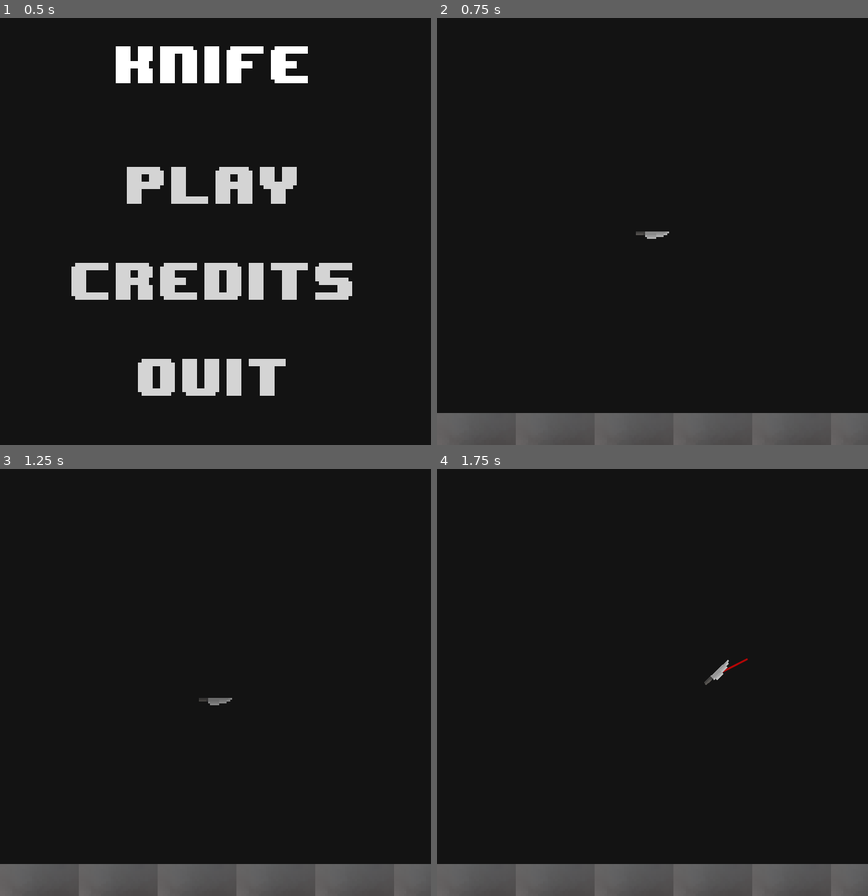
Above: before the commit, frames 1-4 (two rows, left to right).
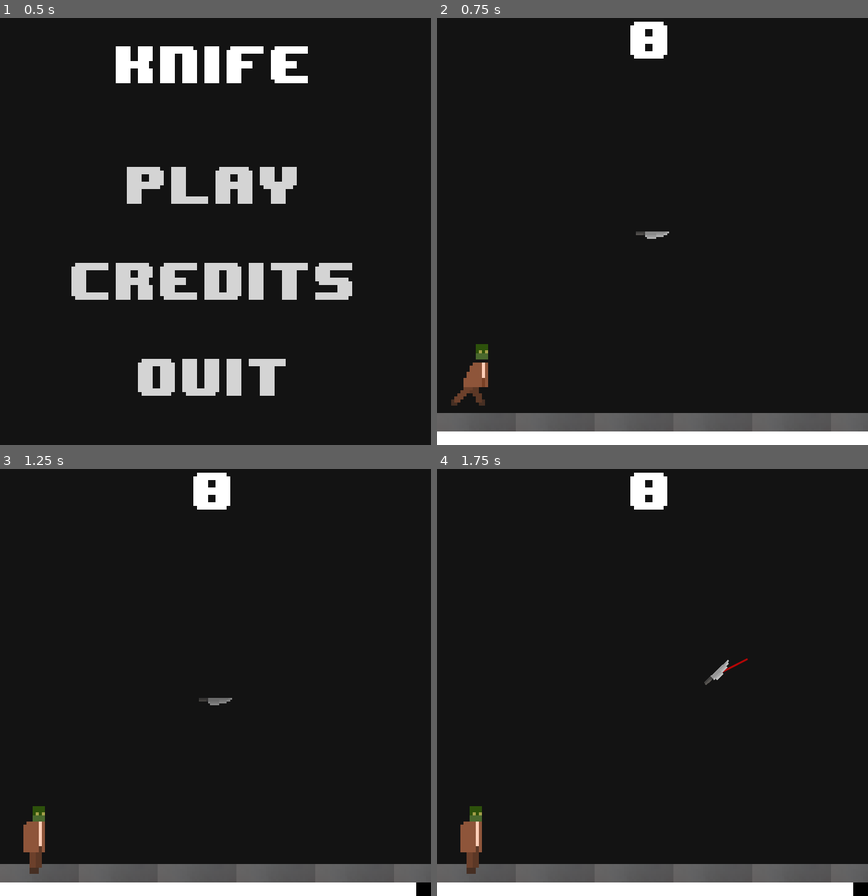
Above: after the commit, the same moments.

Repository: ljhs-games/week-74
Game: Godot game, scene res://scenes/TitleScreen.tscn
Two runs of this game, one before a commit and one after it. Both use one fixed random seed, a clock stepped at 60 frames per second and the inputs below.
Inputs (mouse positions are in pixels of both pictures, inside the frame that each line leads up to):
- Up to frame 1 (0.5 s): no input
- Up to frame 2 (0.75 s): click "Play" at 0.5 s
- Up to frame 3 (1.25 s): no input
- Up to frame 4 (1.75 s): move the mouse to (747, 661) at 1.27 s; click (747, 661) at 1.35 s

Frame 1 is identical in both runs. In frame 2, 4.4% of the frame differs, in the area x 0-100%, y 0-100%; in frame 3, 4.4%; in frame 4, 4.4%.

Commit message:
Add score, time left, and zombie

Diff:
--- a/src/GameState.gd
+++ b/src/GameState.gd
@@ -1,9 +1,24 @@
 extends Node
 
 signal dead
+signal game_over
+signal scored(new_score)
 
-var score = 0
+const max_time = 30.0
+
+var score = 0 setget _set_score
 var dead = false setget _set_dead
+var time_left = max_time setget _set_time_left
+
+func _set_time_left(new_time_left):
+	time_left = new_time_left
+	if new_time_left <= 0.0:
+		emit_signal("game_over")
+
+func _set_score(new_score):
+	score = new_score
+	print("scored: ", new_score)
+	emit_signal("scored", new_score)
 
 func _set_dead(new_dead):
 	dead = new_dead
--- a/src/nodes/player/Player.gd
+++ b/src/nodes/player/Player.gd
@@ -4,7 +4,9 @@
 const rot_duration = 0.5
 export var swipe_color = Color()
 
+var cutting = false
 var cur_mouse_pos = Vector2()
+var target_pos = cur_mouse_pos
 
 func _ready():
 	set_process_input(true)
@@ -13,6 +15,8 @@
 	if event is InputEventMouseMotion:
 		cur_mouse_pos = event.global_position
 	elif event.is_action_released("g_target") and not $Trail/DimTween.is_active():
+		cutting = true
+		target_pos = cur_mouse_pos
 		get_node("Knife").stop_falling()
 		$Trail.make_trail($Knife.global_position, cur_mouse_pos)
 		swipe(cur_mouse_pos)
@@ -22,3 +26,10 @@
 	$RotationTween.interpolate_property($Knife, "rotation_degrees", $Knife.rotation_degrees, rad2deg($Knife.global_position.angle_to_point(in_pos))+180.0, rot_duration, Tween.TRANS_CUBIC, Tween.EASE_OUT)
 	$SwipeTween.start()
 	$RotationTween.start()
+
+func _on_Knife_body_entered(body):
+	if cutting and body.is_in_group("zombie"):
+		body.stab((target_pos - $Knife.global_position).normalized())
+
+func _on_SwipeTween_tween_completed(object, key):
+	cutting = false
--- a/src/nodes/player/Player.tscn
+++ b/src/nodes/player/Player.tscn
@@ -74,3 +74,7 @@
 playback/speed = 1.0
 
 [connection signal="tween_completed" from="Trail/DimTween" to="Trail" method="_on_DimTween_tween_completed"]
+
+[connection signal="body_entered" from="Knife" to="." method="_on_Knife_body_entered"]
+
+[connection signal="tween_completed" from="SwipeTween" to="." method="_on_SwipeTween_tween_completed"]
--- /dev/null
+++ b/src/nodes/score-counter/ScoreCounter.gd
@@ -0,0 +1,7 @@
+extends Label
+
+func _ready():
+	GameState.connect("scored", self, "_on_ScoreCounter_scored")
+
+func _on_ScoreCounter_scored(new_score):
+	text = str(new_score)
--- /dev/null
+++ b/src/nodes/score-counter/ScoreCounter.tscn
@@ -0,0 +1,26 @@
+[gd_scene load_steps=3 format=2]
+
+[ext_resource path="res://assets/main-font/Big.tres" type="DynamicFont" id=1]
+[ext_resource path="res://nodes/score-counter/ScoreCounter.gd" type="Script" id=2]
+
+[node name="ScoreCounter" type="Label"]
+
+anchor_left = 0.0
+anchor_top = 0.0
+anchor_right = 0.0
+anchor_bottom = 0.0
+margin_right = 40.0
+margin_bottom = 14.0
+rect_pivot_offset = Vector2( 0, 0 )
+rect_clip_content = false
+mouse_filter = 2
+mouse_default_cursor_shape = 0
+size_flags_horizontal = 1
+size_flags_vertical = 4
+custom_fonts/font = ExtResource( 1 )
+text = "0"
+percent_visible = 1.0
+lines_skipped = 0
+max_lines_visible = -1
+script = ExtResource( 2 )
+_sections_unfolded = [ "custom_fonts" ]
--- /dev/null
+++ b/src/nodes/time-counter/TimeCounter.gd
@@ -0,0 +1,10 @@
+extends ProgressBar
+
+func _ready():
+	min_value = 0.0
+	max_value = GameState.max_time
+	set_process(true)
+
+func _process(delta):
+	GameState.time_left -= delta
+	value = GameState.time_left
--- /dev/null
+++ b/src/nodes/time-counter/TimeCounter.tscn
@@ -0,0 +1,86 @@
+[gd_scene load_steps=4 format=2]
+
+[ext_resource path="res://nodes/time-counter/TimeCounter.gd" type="Script" id=1]
+
+[sub_resource type="StyleBoxFlat" id=1]
+
+content_margin_left = -1.0
+content_margin_right = -1.0
+content_margin_top = -1.0
+content_margin_bottom = -1.0
+bg_color = Color( 1, 1, 1, 1 )
+draw_center = true
+border_width_left = 0
+border_width_top = 0
+border_width_right = 0
+border_width_bottom = 0
+border_color = Color( 0.8, 0.8, 0.8, 1 )
+border_blend = false
+corner_radius_top_left = 0
+corner_radius_top_right = 0
+corner_radius_bottom_right = 0
+corner_radius_bottom_left = 0
+corner_detail = 8
+expand_margin_left = 0.0
+expand_margin_right = 0.0
+expand_margin_top = 0.0
+expand_margin_bottom = 0.0
+shadow_color = Color( 0, 0, 0, 0.6 )
+shadow_size = 0
+anti_aliasing = true
+anti_aliasing_size = 1
+
+[sub_resource type="StyleBoxFlat" id=2]
+
+content_margin_left = -1.0
+content_margin_right = -1.0
+content_margin_top = -1.0
+content_margin_bottom = -1.0
+bg_color = Color( 0, 0, 0, 1 )
+draw_center = true
+border_width_left = 0
+border_width_top = 0
+border_width_right = 0
+border_width_bottom = 0
+border_color = Color( 0.8, 0.8, 0.8, 1 )
+border_blend = false
+corner_radius_top_left = 0
+corner_radius_top_right = 0
+corner_radius_bottom_right = 0
+corner_radius_bottom_left = 0
+corner_detail = 8
+expand_margin_left = 0.0
+expand_margin_right = 0.0
+expand_margin_top = 0.0
+expand_margin_bottom = 0.0
+shadow_color = Color( 0, 0, 0, 0.6 )
+shadow_size = 0
+anti_aliasing = true
+anti_aliasing_size = 1
+
+[node name="TimeCounter" type="ProgressBar"]
+
+anchor_left = 0.0
+anchor_top = 0.0
+anchor_right = 0.0
+anchor_bottom = 0.0
+margin_right = 700.0
+margin_bottom = 16.0
+rect_pivot_offset = Vector2( 0, 0 )
+rect_clip_content = false
+mouse_filter = 0
+mouse_default_cursor_shape = 0
+size_flags_horizontal = 1
+size_flags_vertical = 0
+custom_styles/fg = SubResource( 1 )
+custom_styles/bg = SubResource( 2 )
+min_value = 0.0
+max_value = 100.0
+step = 1.0
+page = 0.0
+value = 45.227
+exp_edit = false
+rounded = false
+percent_visible = false
+script = ExtResource( 1 )
+_sections_unfolded = [ "Percent", "custom_styles" ]
--- /dev/null
+++ b/src/nodes/zombie/Zombie.gd
@@ -0,0 +1,65 @@
+tool
+extends RigidBody2D
+
+export var flip_h = false setget _set_flip_h
+const walk_timer = Vector2(1.0, 3.0)
+const walk_impulse = 300.0
+const stab_impulse = 500.0
+const fade_time = 0.5
+const pain_times = Vector2(0.2, 0.2)
+const max_health = 3
+
+var showing_pain = false
+var health = max_health
+var cur_walk = 0.0
+var cur_walk_max = rand_range(walk_timer.x, walk_timer.y)
+
+func _set_flip_h(new_flip_h):
+	flip_h = new_flip_h
+	if has_node("AnimatedSprite"):
+		$AnimatedSprite.flip_h = !new_flip_h
+
+
+func _ready():
+	set_process(true)
+
+func _process(delta):
+	cur_walk += delta
+	if cur_walk >= cur_walk_max:
+		cur_walk = 0.0
+		apply_impulse(Vector2(), Vector2((int(flip_h)*-2 + 1)*walk_impulse, 0))
+
+func _on_VisibilityNotifier2D_screen_exited():
+	GameState.score += 1
+	queue_free()
+
+func die():
+	$FadeTween.interpolate_property(self, "modulate:a", 1.0, 0.0, fade_time, Tween.TRANS_QUAD, Tween.EASE_IN)
+	$FadeTween.start()
+
+func show_pain():
+	$PainTween.interpolate_property(self, "modulate", Color(1,1,1), Color(1,0.5,0.5), pain_times.x, Tween.TRANS_QUAD, Tween.EASE_OUT)
+	$PainTween.start()
+	showing_pain = true
+
+
+func stab(in_dir):
+	health -= 1
+	if health == 0:
+		die()
+	else:
+		show_pain()
+	print("Stabbed: ", in_dir)
+	apply_impulse(Vector2(), Vector2(in_dir.x*stab_impulse, 0))
+
+func _on_FadeTween_tween_completed(object, key):
+	GameState.score += max_health
+	queue_free()
+
+func _on_PainTween_tween_completed(object, key):
+	if showing_pain == true:
+		showing_pain = false
+	else:
+		return
+	$PainTween.interpolate_property(self, "modulate", Color(1,0.5,0.5), Color(1,1,1), pain_times.y, Tween.TRANS_QUAD, Tween.EASE_OUT)
+	$PainTween.start()
--- /dev/null
+++ b/src/nodes/zombie/Zombie.tscn
@@ -0,0 +1,91 @@
+[gd_scene load_steps=8 format=2]
+
+[ext_resource path="res://nodes/zombie/Zombie.gd" type="Script" id=1]
+[ext_resource path="res://nodes/zombie/Zombie_Walking/Zombie_Walking1.png" type="Texture" id=2]
+[ext_resource path="res://nodes/zombie/Zombie_Walking/Zombie_Walking2.png" type="Texture" id=3]
+[ext_resource path="res://nodes/zombie/Zombie_Walking/Zombie_Walking3.png" type="Texture" id=4]
+[ext_resource path="res://nodes/zombie/Zombie_Walking/Zombie_Walking4.png" type="Texture" id=5]
+
+[sub_resource type="SpriteFrames" id=1]
+
+animations = [ {
+"frames": [ ExtResource( 2 ), ExtResource( 3 ), ExtResource( 4 ), ExtResource( 5 ), ExtResource( 3 ), ExtResource( 4 ), ExtResource( 2 ) ],
+"loop": true,
+"name": "default",
+"speed": 6.0
+} ]
+
+[sub_resource type="RectangleShape2D" id=2]
+
+custom_solver_bias = 0.0
+extents = Vector2( 21.9965, 55.3971 )
+
+[node name="Zombie" type="RigidBody2D" groups=[
+"zombie",
+]]
+
+input_pickable = false
+collision_layer = 1
+collision_mask = 1
+mode = 2
+mass = 1.0
+friction = 0.5
+bounce = 0.0
+gravity_scale = 5.0
+custom_integrator = false
+continuous_cd = 0
+contacts_reported = 0
+contact_monitor = false
+sleeping = false
+can_sleep = true
+linear_velocity = Vector2( 0, 0 )
+linear_damp = -1.0
+angular_velocity = 0.0
+angular_damp = -1.0
+script = ExtResource( 1 )
+_sections_unfolded = [ "Applied Forces", "Linear", "Transform" ]
+__meta__ = {
+"_edit_group_": true
+}
+
+[node name="AnimatedSprite" type="AnimatedSprite" parent="." index="0"]
+
+scale = Vector2( 5, 5 )
+frames = SubResource( 1 )
+animation = "default"
+frame = 5
+playing = true
+flip_h = true
+_sections_unfolded = [ "Transform" ]
+
+[node name="CollisionShape2D" type="CollisionShape2D" parent="." index="1"]
+
+shape = SubResource( 2 )
+
+[node name="VisibilityNotifier2D" type="VisibilityNotifier2D" parent="." index="2"]
+
+rect = Rect2( -10, -10, 20, 20 )
+
+[node name="FadeTween" type="Tween" parent="." index="3"]
+
+repeat = false
+playback_process_mode = 1
+playback_speed = 1.0
+playback/active = false
+playback/repeat = false
+playback/speed = 1.0
+
+[node name="PainTween" type="Tween" parent="." index="4"]
+
+repeat = false
+playback_process_mode = 1
+playback_speed = 1.0
+playback/active = false
+playback/repeat = false
+playback/speed = 1.0
+
+[connection signal="screen_exited" from="VisibilityNotifier2D" to="." method="_on_VisibilityNotifier2D_screen_exited"]
+
+[connection signal="tween_completed" from="FadeTween" to="." method="_on_FadeTween_tween_completed"]
+
+[connection signal="tween_completed" from="PainTween" to="." method="_on_PainTween_tween_completed"]
--- a/src/project.godot
+++ b/src/project.godot
@@ -70,10 +70,6 @@
 g_target=[ Object(InputEventMouseButton,"resource_local_to_scene":false,"resource_name":"","device":0,"alt":false,"shif …(211 unchanged characters)…
  ]
 
-[physics]
-
-2d/default_gravity=0
-
 [rendering]
 
 environment/default_clear_color=Color( 0.078125, 0.078125, 0.078125, 1 )
--- a/src/scenes/Game.tscn
+++ b/src/scenes/Game.tscn
@@ -1,8 +1,11 @@
-[gd_scene load_steps=4 format=2]
+[gd_scene load_steps=7 format=2]
 
 [ext_resource path="res://nodes/escape-listener/EscapeListener.tscn" type="PackedScene" id=1]
-[ext_resource path="res://nodes/floor/Floor.tscn" type="PackedScene" id=2]
-[ext_resource path="res://nodes/player/Player.tscn" type="PackedScene" id=3]
+[ext_resource path="res://nodes/score-counter/ScoreCounter.tscn" type="PackedScene" id=2]
+[ext_resource path="res://nodes/time-counter/TimeCounter.tscn" type="PackedScene" id=3]
+[ext_resource path="res://nodes/floor/Floor.tscn" type="PackedScene" id=4]
+[ext_resource path="res://nodes/zombie/Zombie.tscn" type="PackedScene" id=5]
+[ext_resource path="res://nodes/player/Player.tscn" type="PackedScene" id=6]
 
 [node name="Game" type="Node2D" index="0"]
 
@@ -23,9 +26,31 @@
 _sections_unfolded = [ "Anchor", "Size Flags", "Visibility", "custom_colors", "custom_fonts" ]
 main_scene = "res://scenes/TitleScreen.tscn"
 
-[node name="Floor" parent="." index="1" instance=ExtResource( 2 )]
+[node name="ScoreCounter" parent="UI" index="1" instance=ExtResource( 2 )]
+
+anchor_left = 0.5
+anchor_right = 0.5
+margin_left = -36.0
+margin_right = 36.0
+margin_bottom = 72.0
+
+[node name="TimeCounter" parent="UI" index="2" instance=ExtResource( 3 )]
+
+anchor_top = 1.0
+anchor_right = 1.0
+anchor_bottom = 1.0
+margin_top = -22.0
+margin_right = 0.0
+margin_bottom = 0.0
+
+[node name="Floor" parent="." index="1" instance=ExtResource( 4 )]
 
 position = Vector2( 0, 650 )
 _sections_unfolded = [ "Transform" ]
 
-[node name="Player" parent="." index="2" instance=ExtResource( 3 )]
+[node name="Zombie" parent="." index="2" instance=ExtResource( 5 )]
+
+position = Vector2( 57.943, 573.525 )
+_sections_unfolded = [ "Angular", "Applied Forces", "Linear", "Transform" ]
+
+[node name="Player" parent="." index="3" instance=ExtResource( 6 )]
--- a/src/scenes/TitleScreen.tscn
+++ b/src/scenes/TitleScreen.tscn
@@ -4,7 +4,7 @@
 [ext_resource path="res://nodes/travel-button/TravelButton.tscn" type="PackedScene" id=2]
 [ext_resource path="res://nodes/quit-button/QuitButton.tscn" type="PackedScene" id=3]
 
-[node name="TitleScreen" type="Node2D" index="0"]
+[node name="TitleScreen" type="Node2D"]
 
 [node name="CanvasLayer" type="CanvasLayer" parent="." index="0"]
 
Binary file added: src/nodes/zombie/Zombie_Walking/Zombie_Walking1.png
Not shown, added: src/nodes/zombie/Zombie_Walking/Zombie_Walking1.png.import
Binary file added: src/nodes/zombie/Zombie_Walking/Zombie_Walking2.png
Not shown, added: src/nodes/zombie/Zombie_Walking/Zombie_Walking2.png.import
Binary file added: src/nodes/zombie/Zombie_Walking/Zombie_Walking3.png
Not shown, added: src/nodes/zombie/Zombie_Walking/Zombie_Walking3.png.import
Binary file added: src/nodes/zombie/Zombie_Walking/Zombie_Walking4.png
Not shown, added: src/nodes/zombie/Zombie_Walking/Zombie_Walking4.png.import
